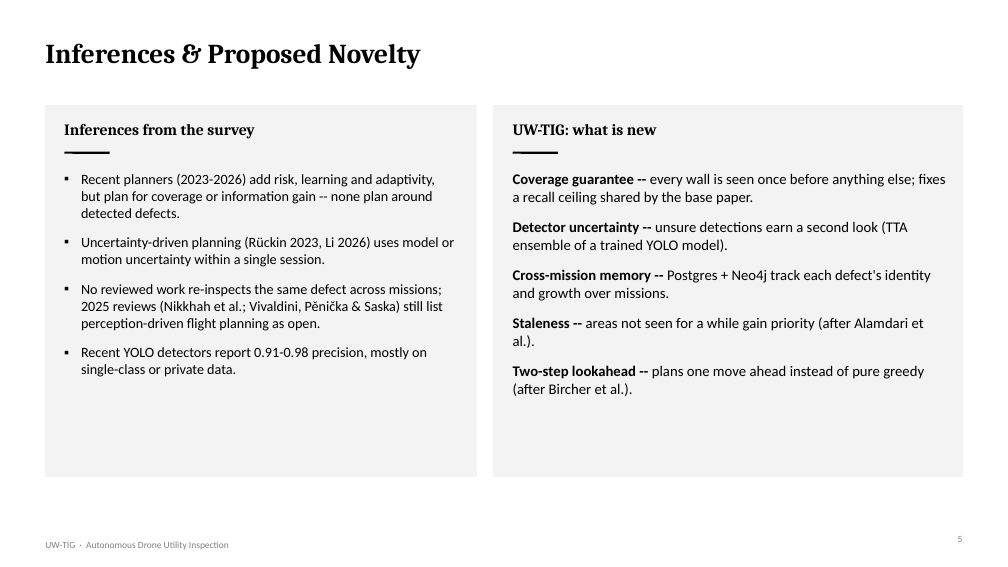
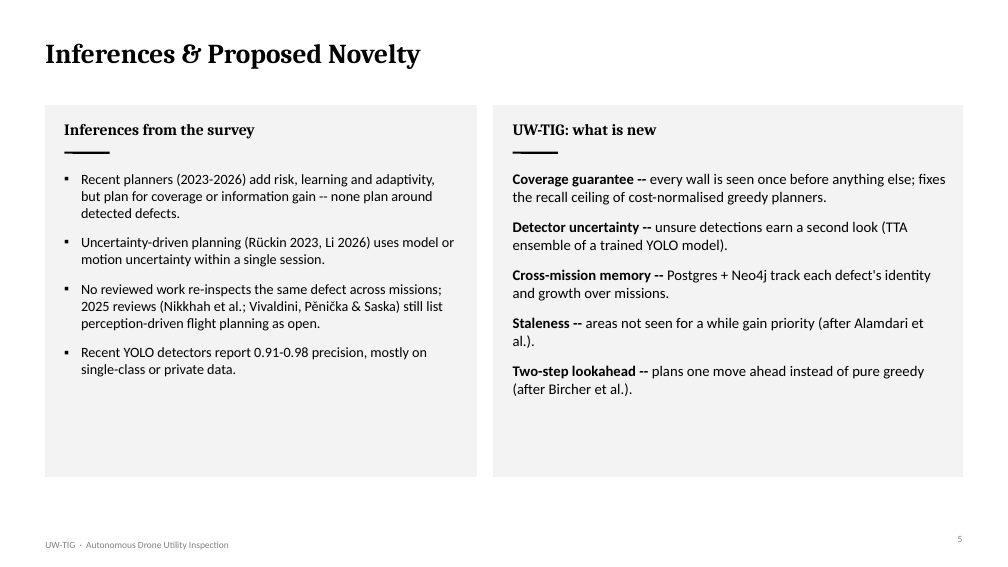
Before and after one commit to DrNeel11/project_work_1, a slide deck: slide 5 of drone-sim-today/Autonomous_Drone_Inspection_Progress.pptx. Drawn at 1008x567 pixels with LibreOffice and Linux fonts; fonts in the diff are those of the drawing. Boxes give left, top, right and bottom in pixels: in the first picture for what was removed or moved away, otherwise in the second. Text is boxed around its words. In the diff, an @@ line names an element or a change of style, - is before the commit and + after.

```diff
--- a/drone-sim-today/Autonomous_Drone_Inspection_Progress.pptx
+++ b/drone-sim-today/Autonomous_Drone_Inspection_Progress.pptx
@@ text at bbox=[513, 173, 946, 205]: text changed @@
-▪ Coverage guarantee -- every wall is seen once before anything else; fixes a recall ceiling shared by the base paper.
+▪ Coverage guarantee -- every wall is seen once before anything else; fixes the recall ceiling of cost-normalised greedy planners.
```
Also in this commit, not shown: 5 other slides changed, 11 other files.
